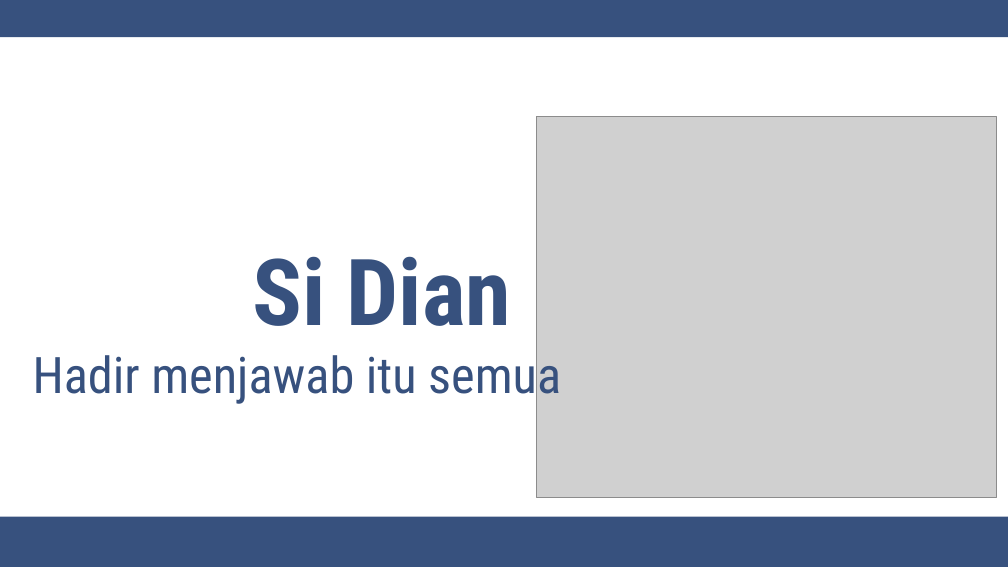
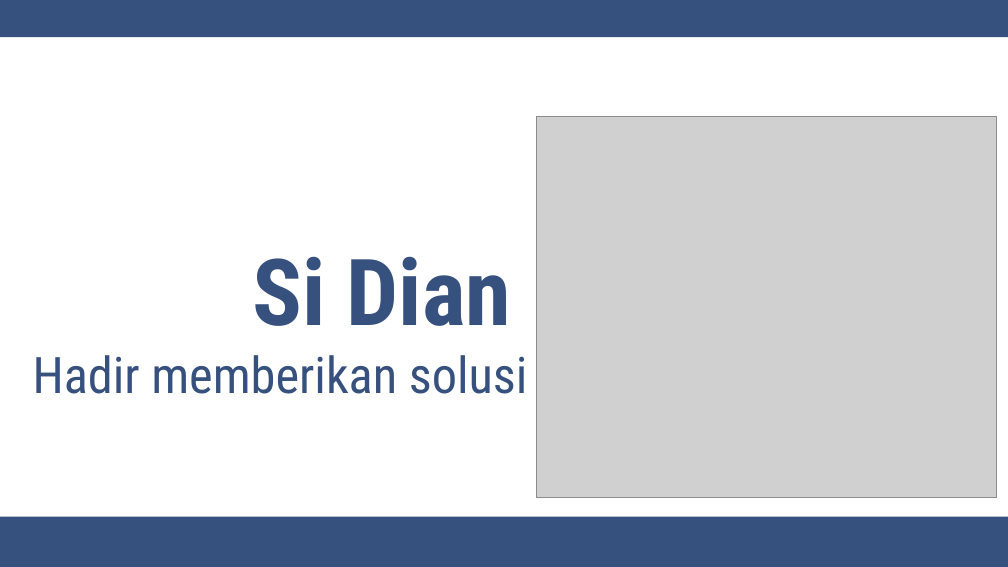
Before and after one commit to tuluswahyuno/Rancangan-Aktualisasi, a slide deck: slide 4 of Si Dian.pptx. Drawn at 1008x567 pixels with LibreOffice and Linux fonts; fonts in the diff are those of the drawing; grey boxes stand for pictures. Boxes give left, top, right and bottom in pixels: in the first picture for what was removed or moved away, otherwise in the second. Text is boxed around its words. In the diff, an @@ line names an element or a change of style, - is before the commit and + after.

```diff
--- a/Si Dian.pptx
+++ b/Si Dian.pptx
@@ text at <box>33,355,528,394</box>: text changed @@
-Hadir menjawab itu semua
+Hadir memberikan solusi
```
Also in this commit, not shown: 6 other files.
